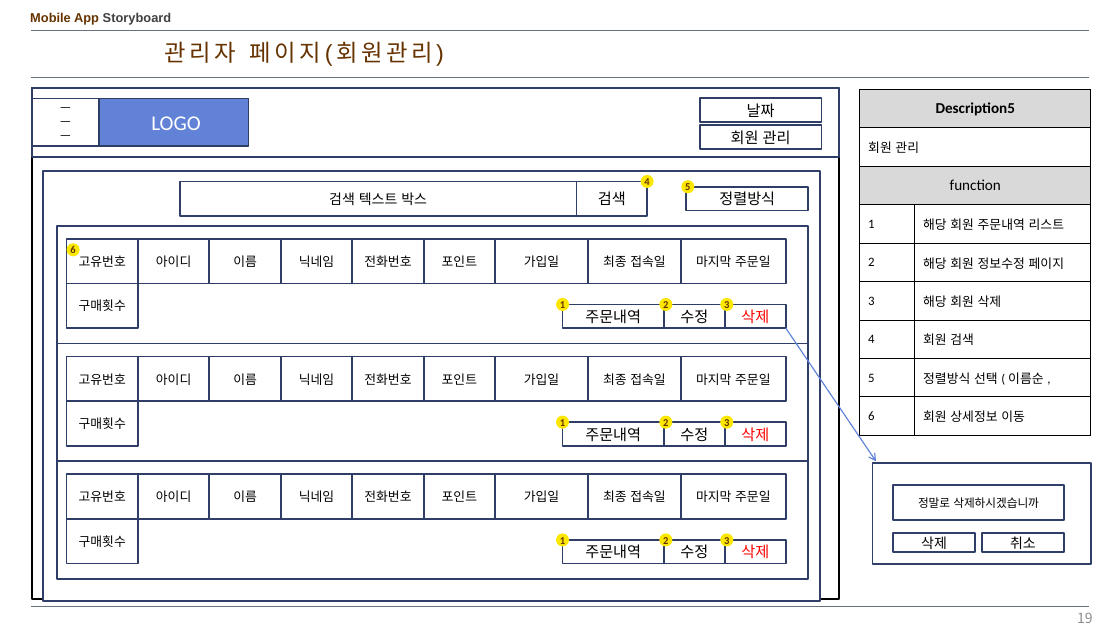
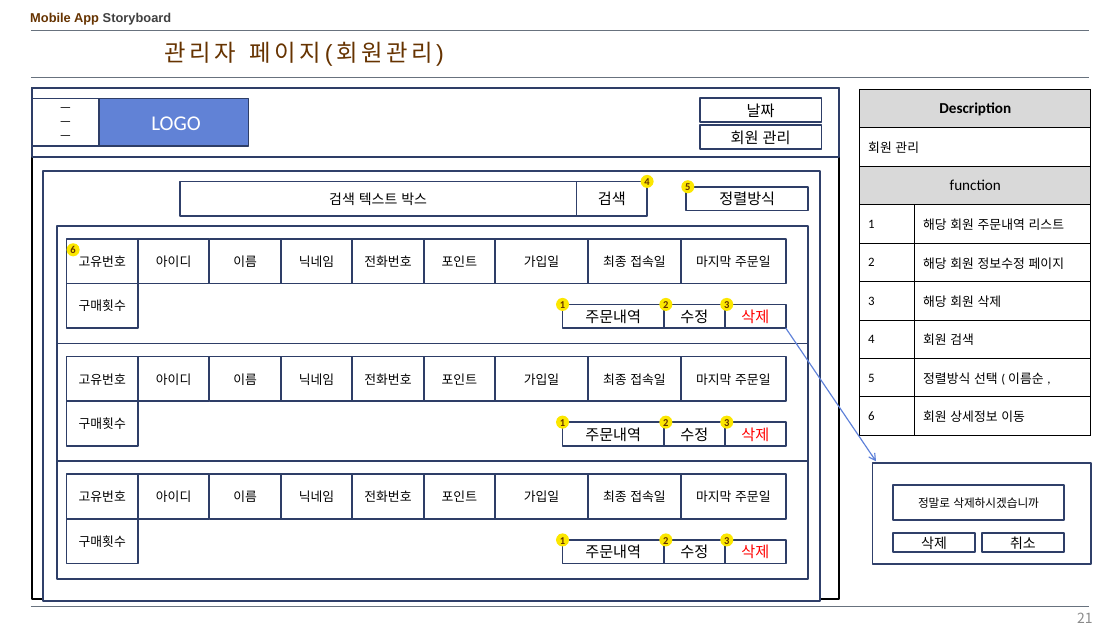
Before and after one commit to kangheechoul/document, a slide deck: slide 21 of 프레젠테이션 1.pptx (slide 19 before the commit). Drawn at 1120x630 pixels with LibreOffice and Linux fonts; fonts in the diff are those of the drawing. Boxes give left, top, right and bottom in pixels: in the first picture for what was removed or moved away, otherwise in the second. Text is boxed around its words. In the diff, an @@ line names an element or a change of style, - is before the commit and + after.

```diff
--- a/프레젠테이션 1.pptx
+++ b/프레젠테이션 1.pptx
@@ table at [860, 89, 1091, 435] @@
-row 1, column 1: Description5
+row 1, column 1: Description
@@ page number at [1077, 612, 1093, 623]: text changed @@
-19
+21
```
Also in this commit, not shown: 8 other slides changed, 5 slides added.
